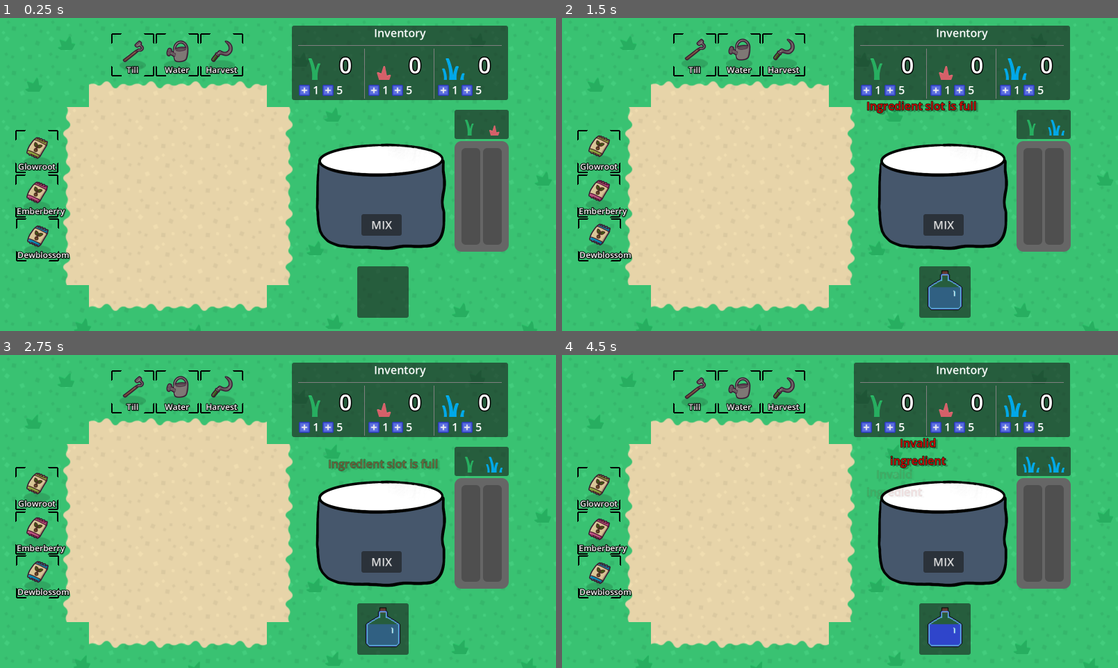
Above: before the commit, frames 1-4 (two rows, left to right).
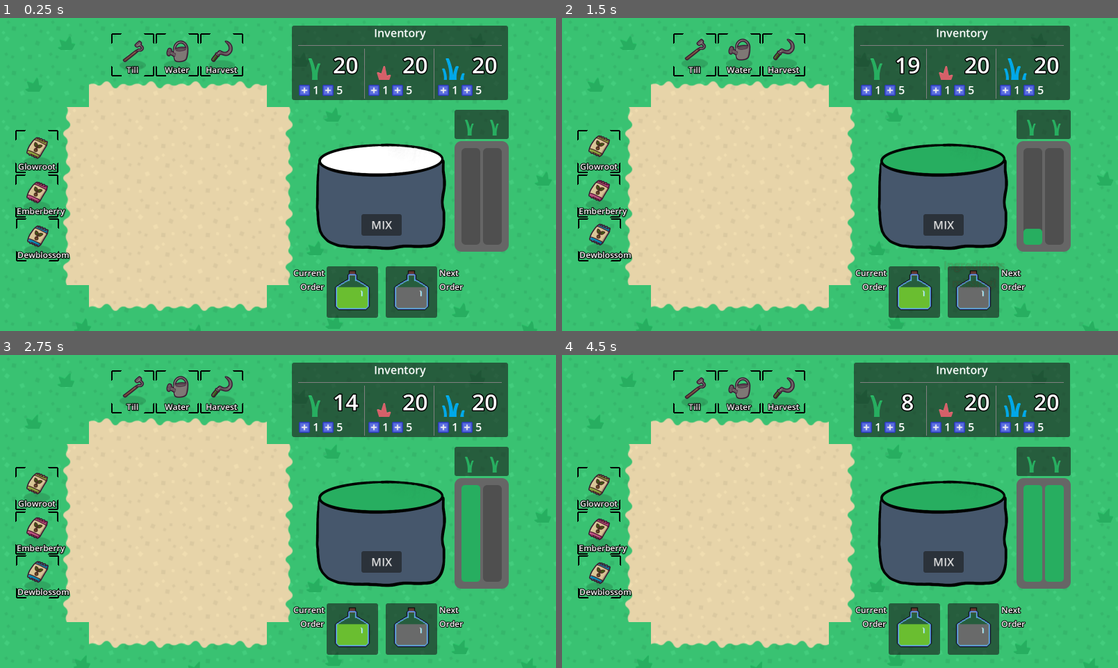
Above: after the commit, the same moments.

Repository: KurzweilTV/godotwild79
Game: Godot game, scene res://gameboard/Main.tscn
Two runs of this game, one before a commit and one after it. Both use one fixed random seed, a clock stepped at 60 frames per second and the inputs below.
Inputs (mouse positions are in pixels of both pictures, inside the frame that each line leads up to):
- Up to frame 1 (0.25 s): no input
- Up to frame 2 (1.5 s): click "MIX" at 0.5 s; click (867, 89) at 1.25 s
- Up to frame 3 (2.75 s): click (328, 426) at 2 s
- Up to frame 4 (4.5 s): click "MIX" at 2.75 s; click (867, 426) at 3.5 s; click (890, 426) at 4.25 s

The runs differ from the first frame. In frame 1, 3.4% of the frame differs, in the area x 52-90%, y 12-96%; in frame 2, 5.9%; in frame 3, 6.6%; in frame 4, 7.7%, in the area x 52-91%, y 12-96%.

Commit message:
order system complete

Diff:
--- a/gameboard/cauldron/Cauldron.tscn
+++ b/gameboard/cauldron/Cauldron.tscn
@@ -112,7 +112,7 @@
 show_percentage = false
 
 [node name="OrderScene" parent="." instance=ExtResource("4_51fau")]
-position = Vector2(-35, 106)
+position = Vector2(-79, 106)
 
 [node name="MixButton" type="Button" parent="."]
 offset_left = -29.0
--- a/gameboard/cauldron/OrderScene.tscn
+++ b/gameboard/cauldron/OrderScene.tscn
@@ -1,6 +1,11 @@
-[gd_scene load_steps=2 format=3 uid="uid://d4d4kudkat6a4"]
+[gd_scene load_steps=3 format=3 uid="uid://d4d4kudkat6a4"]
 
 [ext_resource type="Script" uid="uid://bmq80e6ln15b8" path="res://gameboard/cauldron/scripts/order_scene.gd" id="1_fi1xq"]
+
+[sub_resource type="LabelSettings" id="LabelSettings_fi1xq"]
+font_size = 12
+outline_size = 4
+outline_color = Color(0, 0, 0, 1)
 
 [node name="OrderScene" type="Node2D"]
 script = ExtResource("1_fi1xq")
@@ -28,3 +33,46 @@
 custom_minimum_size = Vector2(64, 64)
 layout_mode = 2
 expand_mode = 1
+
+[node name="NextOrderUI" type="Control" parent="."]
+layout_mode = 3
+anchors_preset = 0
+offset_left = 85.0
+offset_right = 125.0
+offset_bottom = 40.0
+
+[node name="PanelContainer" type="PanelContainer" parent="NextOrderUI"]
+layout_mode = 0
+offset_right = 40.0
+offset_bottom = 40.0
+
+[node name="MarginContainer" type="MarginContainer" parent="NextOrderUI/PanelContainer"]
+layout_mode = 2
+theme_override_constants/margin_left = 5
+theme_override_constants/margin_top = 5
+theme_override_constants/margin_right = 5
+theme_override_constants/margin_bottom = 5
+
+[node name="NextOrderIcon" type="TextureRect" parent="NextOrderUI/PanelContainer/MarginContainer"]
+custom_minimum_size = Vector2(64, 64)
+layout_mode = 2
+expand_mode = 1
+
+[node name="Label" type="Label" parent="."]
+offset_left = -80.0
+offset_top = 1.0
+offset_right = -3.0
+offset_bottom = 73.0
+text = "Current
+Order"
+label_settings = SubResource("LabelSettings_fi1xq")
+horizontal_alignment = 2
+
+[node name="Label2" type="Label" parent="."]
+offset_left = 162.0
+offset_top = 1.0
+offset_right = 224.0
+offset_bottom = 73.0
+text = "Next
+Order"
+label_settings = SubResource("LabelSettings_fi1xq")
--- a/gameboard/cauldron/scripts/cauldron.gd
+++ b/gameboard/cauldron/scripts/cauldron.gd
@@ -143,6 +143,16 @@
 	add_ingredient(DEWBLOSSOM, 5)
 
 func _on_mix_button_pressed() -> void:
-	print("Mixing %s" % current_mixture.mixture_name)
-	reset_cauldron()
-	order_scene.cycle_in_next_order()
+	if not current_mixture:
+		GlobalCursor.float_text("No recipe", Color.RED) # this shouldn't happen
+		return
+
+	var ing1_filled = "ingredient_1" in cook_slots and cook_slots["ingredient_1"].get("count", 0) >= cook_slots["ingredient_1"].get("required", 0)
+	var ing2_filled = "ingredient_2" in cook_slots and cook_slots["ingredient_2"].get("count", 0) >= cook_slots["ingredient_2"].get("required", 0)
+
+	if ing1_filled and ing2_filled:
+		print("Mixing %s" % current_mixture.mixture_name)
+		reset_cauldron()
+		order_scene.cycle_in_next_order()
+	else:
+		GlobalCursor.float_text("Ingredients\nmissing!", Color.RED)
--- a/gameboard/cauldron/scripts/order_scene.gd
+++ b/gameboard/cauldron/scripts/order_scene.gd
@@ -10,6 +10,7 @@
 const STEAM_TONIC = preload("res://mixtures/steam_tonic.tres")
 
 @onready var order_icon: TextureRect = %OrderIcon
+@onready var next_order_icon: TextureRect = $NextOrderUI/PanelContainer/MarginContainer/NextOrderIcon
 
 @export var current_order : Mixture = DISTILLED_GLOWROOT
 @export var next_order : Mixture = BLAZEBLOOM
@@ -27,8 +28,11 @@
 
 func _ready() -> void:
 	randomize()
-	await get_tree().create_timer(1).timeout
-	add_order(mixture_list.pick_random())
+	await get_tree().create_timer(.2).timeout
+	add_order(current_order)
+
+func _process(_delta: float) -> void:
+	update_order_icon()
 
 func add_order(order: Mixture):
 	current_order = order
@@ -37,6 +41,7 @@
 
 func update_order_icon():
 	order_icon.texture = current_order.mixture_icon
+	next_order_icon.texture = next_order.mixture_icon
 
 func cycle_in_next_order():
 	current_order = null
--- /dev/null
+++ b/gameboard/timer/countdown_timer.tscn
@@ -0,0 +1,3 @@
+[gd_scene format=3 uid="uid://cypg6hg6knpka"]
+
+[node name="CountdownTimer" type="Node2D"]
--- a/globals/FloatingText.tscn
+++ b/globals/FloatingText.tscn
@@ -20,7 +20,7 @@
 
 	var tween = get_tree().create_tween()
 	var start_pos = position + Vector2(0, 40)
-	var end_pos = start_pos - Vector2(0, -20)  # Moves upward
+	var end_pos = start_pos - Vector2(0, -10)  # Moves upward
 
 	# Animate position and opacity
 	tween.tween_property(self, \"position\", end_pos, lifetime)
--- a/globals/inventory.gd
+++ b/globals/inventory.gd
@@ -5,6 +5,15 @@
 
 @export var ui_location: Vector2
 @export var contents: Dictionary = {}
+@export var debug_inventory : bool = true
+
+func _ready() -> void:
+	if debug_inventory:
+		add_item("Glowroot", 20)
+		add_item("Emberberry", 20)
+		add_item("Dewblossom", 20)
+		await get_tree().create_timer(.2).timeout
+		MessageBus.update_ui.emit()
 
 func add_item(item: String, count: int = 1):
 	contents[item] = contents.get(item, 0) + count
